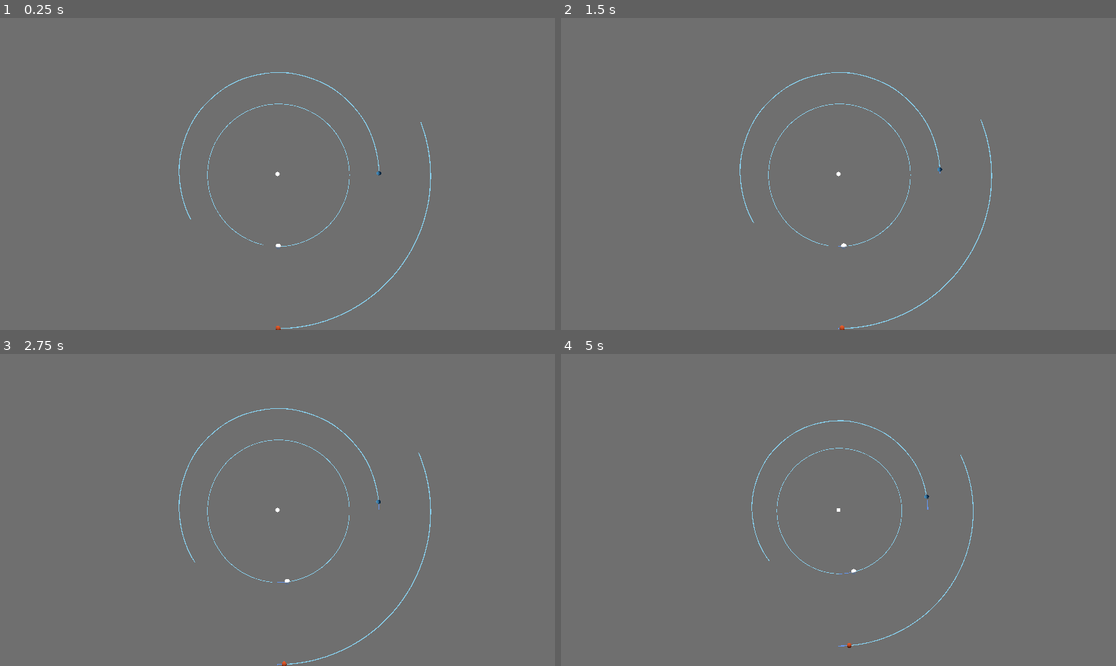
Above: before the commit, frames 1-4 (two rows, left to right).
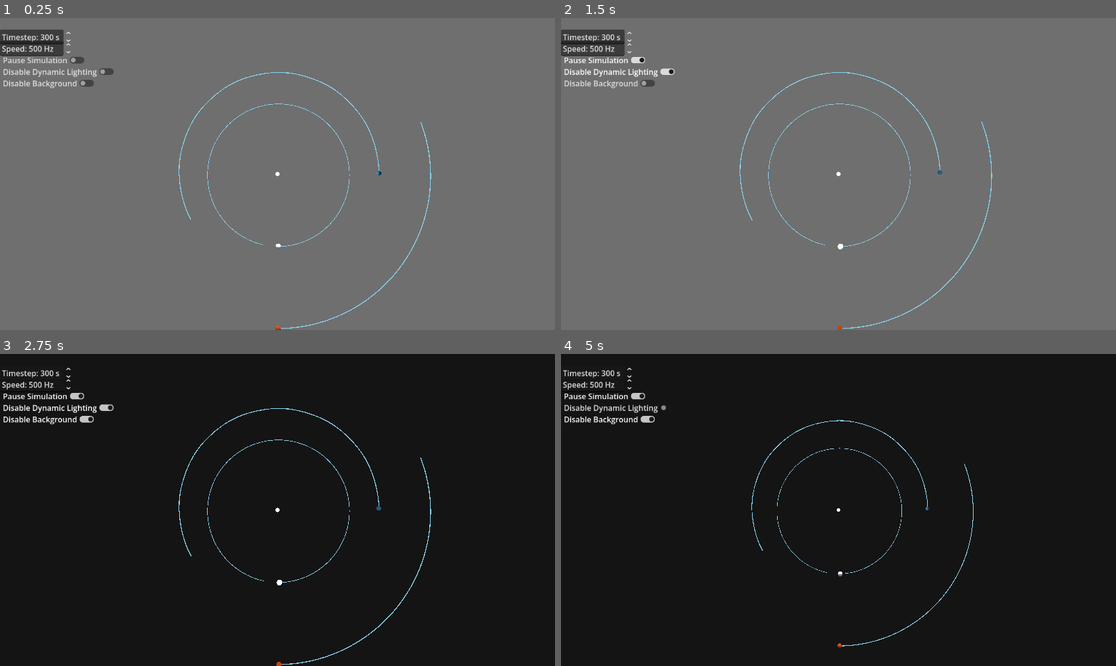
Above: after the commit, the same moments.

Repository: DarkLegend001/Space-Simulator
Game: Godot game, scene res://main/main.tscn
The game is run twice, just before and just after one commit, with the same random seed, the same clock (stepped at 60 frames per second) and the same inputs. A sky picture missing from this copy of the repository is replaced by a grey-blue gradient.
Inputs (mouse positions are in pixels of both pictures, inside the frame that each line leads up to):
- Up to frame 1 (0.25 s): no input
- Up to frame 2 (1.5 s): click (605, 61) at 0.5 s, where only the run after the commit has a clickable "Pause Simulation"; click (622, 71) at 1.25 s, where only the run after the commit has a clickable "Disable Dynamic Lighting"
- Up to frame 3 (2.75 s): click (49, 419) at 2 s, where only the run after the commit has a clickable "Disable Background"
- Up to frame 4 (5 s): click (622, 407) at 2.75 s, where only the run after the commit has a clickable "Disable Dynamic Lighting"; click (622, 407) at 3.5 s, where only the run after the commit has a clickable "Disable Dynamic Lighting"; tap Enter at 4.25 s; move the mouse to (960, 494) at 4.27 s; hold S (camera_back) from 4.28 s (still down); click (960, 494) at 4.42 s

The runs differ from the first frame. In frame 1, 1.5% of the frame differs, in the area x 0-21%, y 3-23%; in frame 2, 1.6%; in frame 3, 99%; in frame 4, 99%, in the area x 0-100%, y 0-100%.

Commit message:
add basic settings

Diff:
--- a/controller/simulation_controller.gd
+++ b/controller/simulation_controller.gd
@@ -4,29 +4,13 @@
 var prediction_paths: Array
 var previous_paths: Array
 
-# timesteps per second
-@export var speed := 500
-# seconds of physics per timestep
-@export var timestep := 300
-
-# number of timesteps for each prediction
-@export var prediction_length := 500
-# seconds of physics per predicted timestep
-@export var prediction_timestep := 36000
-# predictions per second
-@export var prediction_speed := 10
-# number of previous positions stored
-@export var num_prev_positions := 300
-# number of times previous positions are stored per second
-@export var store_speed := 1
-# number of times previous positions are rendered per second
-@export var render_store_speed := 65
 
 
-var elapsed_update_time := 1.0 / speed
-var elapsed_prediction_time := 1.0 / prediction_speed
-var elapsed_store_time := 1.0 / store_speed
-var elapsed_render_store_time := 1.0 / render_store_speed
+
+var elapsed_update_time = 1.0 / Globals.speed
+var elapsed_prediction_time = 1.0 / Globals.prediction_speed
+var elapsed_store_time = 1.0 / Globals.store_speed
+var elapsed_render_store_time = 1.0 / Globals.render_store_speed
 
 var celestial_body_scene = preload("res://main/celestial_body.tscn")
 var celestial_path_scene = preload("res://rendering/celestial_path_renderer.tscn")
@@ -41,7 +25,7 @@
 
 # I figured out why this function needed to be multiplied by 2 to work properly, but not why it worked at all
 func move_camera(velocity: Vector3, delta: float):
-	$"../Camera3D".move(velocity * speed * timestep * delta / Globals.distance_scale)
+	$"../Camera3D".move(velocity * Globals.speed * Globals.timestep * delta / Globals.distance_scale)
 
 # Called every frame. 'delta' is the elapsed time since the previous frame.
 func _process(delta: float) -> void:
@@ -55,12 +39,12 @@
 			follow_body = body.sim_body
 			break
 
-	if elapsed_store_time > 1.0 / store_speed:
+	if elapsed_store_time > 1.0 / Globals.store_speed:
 		elapsed_store_time = 0
 		for body in main_simulation.celestial_bodies:
 			body.previous_locations.insert_pop(body.pos)
 
-	if elapsed_render_store_time > 1.0 / render_store_speed:
+	if elapsed_render_store_time > 1.0 / Globals.render_store_speed:
 		elapsed_render_store_time = 0
 		if follow_body == null:
 			for i in range(prediction_paths.size()):
@@ -72,7 +56,7 @@
 					new_path.set_value(j, new_path.get_value(j) - (follow_body.previous_locations.get_value(j) - follow_body.pos))
 				previous_paths[i].generate_mesh(new_path.get_data())
 
-	if elapsed_prediction_time > 1.0 / prediction_speed:
+	if elapsed_prediction_time > 1.0 / Globals.prediction_speed:
 		elapsed_prediction_time = 0
 		var curves: Array
 		if follow_body == null:
@@ -85,16 +69,16 @@
 func _physics_process(delta: float) -> void:
 	elapsed_update_time += delta
 
-	while elapsed_update_time > 1.0 / speed:
-		main_simulation.update(timestep)
-		elapsed_update_time -= 1.0 / speed
+	while elapsed_update_time > 1.0 / Globals.speed:
+		main_simulation.update(Globals.timestep)
+		elapsed_update_time -= 1.0 / Globals.speed
 
 func spawn_celestial_body(name: String, pos: Vector3, vel: Vector3, mass: float, radius: float, luminance:float, color: Color):
 	var sim_body = CelestialBodySimulation.new()
 	var body = celestial_body_scene.instantiate()
 	main_simulation.celestial_bodies.append(sim_body)
 	sim_body.init_vars(name, pos, vel, Vector3.ZERO, mass, radius)
-	sim_body.previous_locations.resize(num_prev_positions)
+	sim_body.previous_locations.resize(Globals.num_prev_positions)
 	sim_body.previous_locations.fill(pos)
 	body.sim_body = sim_body
 	body.get_child(0).color = color
@@ -138,11 +122,11 @@
 	for i in range(main_simulation.celestial_bodies.size()):
 		calc_paths[i] = PackedVector3Array()
 	for arr in calc_paths:
-		arr.resize(prediction_length)
-	for i in range(prediction_length):
+		arr.resize(Globals.prediction_length)
+	for i in range(Globals.prediction_length):
 		for j in range(main_simulation.celestial_bodies.size()):
 			calc_paths[j][i] = prediction_sim.celestial_bodies[j].pos
-		prediction_sim.update(prediction_timestep)
+		prediction_sim.update(Globals.prediction_timestep)
 	return calc_paths
 
 func get_relative_predicted_curves(body: CelestialBodySimulation) -> Array:
@@ -154,14 +138,14 @@
 	for i in range(main_simulation.celestial_bodies.size()):
 		calc_paths[i] = PackedVector3Array()
 	for arr in calc_paths:
-		arr.resize(prediction_length)
+		arr.resize(Globals.prediction_length)
 	for prediction_body in prediction_sim.celestial_bodies:
 		if prediction_body.name == body.name:
 			relative_body = prediction_body
 			break
 	initial_relative_body_pos = relative_body.pos
-	for i in range(prediction_length):
+	for i in range(Globals.prediction_length):
 		for j in range(main_simulation.celestial_bodies.size()):
 			calc_paths[j][i] = prediction_sim.celestial_bodies[j].pos - (relative_body.pos - initial_relative_body_pos)
-		prediction_sim.update(prediction_timestep)
+		prediction_sim.update(Globals.prediction_timestep)
 	return calc_paths
--- a/data/globals.gd
+++ b/data/globals.gd
@@ -7,3 +7,22 @@
 # 1 means planets always appear the same size, 0 means planets have realistic sizes with no scaling.
 # Values close to 1 can lead to planets becoming invisible when they are too close to the camera
 @export var planet_scaling: float = 0.5
+
+
+# timesteps per second
+@export var speed := 500
+# seconds of physics per timestep
+@export var timestep := 300
+
+# number of timesteps for each prediction
+@export var prediction_length := 500
+# seconds of physics per predicted timestep
+@export var prediction_timestep := 36000
+# predictions per second
+@export var prediction_speed := 10
+# number of previous positions stored
+@export var num_prev_positions := 300
+# number of times previous positions are stored per second
+@export var store_speed := 1
+# number of times previous positions are rendered per second
+@export var render_store_speed := 65
--- a/main/main.tscn
+++ b/main/main.tscn
@@ -5,6 +5,7 @@
 [ext_resource type="Script" uid="uid://blhqjkxxbsqqh" path="res://controller/simulation_controller.gd" id="2_kfbq2"]
 [ext_resource type="Texture2D" uid="uid://t3dsj4mralpl" path="res://assets/starmap_background.exr" id="2_xwkvk"]
 [ext_resource type="Script" uid="uid://ccup6blnahs87" path="res://main/gui.gd" id="5_3wy1v"]
+[ext_resource type="Script" uid="uid://co1anfd316w0i" path="res://main/settings.gd" id="6_kfbq2"]
 
 [sub_resource type="PanoramaSkyMaterial" id="PanoramaSkyMaterial_c651c"]
 panorama = ExtResource("2_xwkvk")
@@ -13,24 +14,29 @@
 
 [sub_resource type="Sky" id="Sky_3wy1v"]
 sky_material = SubResource("PanoramaSkyMaterial_c651c")
+process_mode = 1
 radiance_size = 2
 
 [sub_resource type="Environment" id="Environment_53q0u"]
 background_mode = 2
+background_color = Color(0.31135654, 0.31135657, 0.31135654, 1)
 background_energy_multiplier = 0.25
 sky = SubResource("Sky_3wy1v")
 ambient_light_source = 3
 ambient_light_color = Color(1, 1, 1, 1)
-reflected_light_source = 2
+reflected_light_source = 1
 
 [node name="Main" type="Node" unique_id=1603506809]
+process_mode = 1
 script = ExtResource("1_53q0u")
 
 [node name="SimulationController" type="Node" parent="." unique_id=391052692]
 script = ExtResource("2_kfbq2")
 
 [node name="Camera3D" type="Camera3D" parent="." unique_id=374710754]
+process_mode = 3
 transform = Transform3D(1, 0, 0, 0, 1.1924881e-08, 1, 0, -1, 1.1924881e-08, 0, 300, 0)
+near = 0.1
 script = ExtResource("2_c651c")
 
 [node name="WorldEnvironment" type="WorldEnvironment" parent="." unique_id=408548995]
@@ -40,74 +46,125 @@
 
 [node name="CelestialPaths" type="Node" parent="." unique_id=1402288860]
 
-[node name="GUI" type="Control" parent="." unique_id=303294077]
+[node name="PlanetMenu" type="Control" parent="." unique_id=303294077]
+process_mode = 3
 layout_mode = 3
 anchors_preset = 0
 offset_right = 40.0
 offset_bottom = 40.0
 script = ExtResource("5_3wy1v")
 
-[node name="FollowButton" type="CheckBox" parent="GUI" unique_id=357538395]
-clip_contents = true
+[node name="FollowButton" type="CheckButton" parent="PlanetMenu" unique_id=947583743]
 layout_mode = 0
-offset_right = 102.0
-offset_bottom = 31.0
-action_mode = 0
-text = "Following"
+offset_right = 44.0
+offset_bottom = 24.0
 
-[node name="OrbitalDisplayButton" type="CheckBox" parent="GUI" unique_id=1668791873]
+[node name="OrbitalDisplayButton" type="CheckButton" parent="PlanetMenu" unique_id=835590940]
 layout_mode = 0
-offset_top = 30.0
-offset_right = 24.0
-offset_bottom = 54.0
-action_mode = 0
-text = "Orbital Parameters"
+offset_right = 44.0
+offset_bottom = 24.0
 
-[node name="Label0" type="Label" parent="GUI" unique_id=1634069099]
+[node name="Label0" type="Label" parent="PlanetMenu" unique_id=1634069099]
 layout_mode = 0
 offset_left = 20.0
 offset_top = 60.0
 offset_right = 60.0
 offset_bottom = 83.0
 
-[node name="Label1" type="Label" parent="GUI" unique_id=2039833713]
+[node name="Label1" type="Label" parent="PlanetMenu" unique_id=2039833713]
 layout_mode = 0
 offset_left = 20.0
 offset_top = 90.0
 offset_right = 60.0
 offset_bottom = 113.0
 
-[node name="Label2" type="Label" parent="GUI" unique_id=1943205433]
+[node name="Label2" type="Label" parent="PlanetMenu" unique_id=1943205433]
 layout_mode = 0
 offset_left = 20.0
 offset_top = 120.0
 offset_right = 60.0
 offset_bottom = 143.0
 
-[node name="Label3" type="Label" parent="GUI" unique_id=44361129]
+[node name="Label3" type="Label" parent="PlanetMenu" unique_id=44361129]
 layout_mode = 0
 offset_left = 20.0
 offset_top = 150.0
 offset_right = 60.0
 offset_bottom = 173.0
 
-[node name="Label4" type="Label" parent="GUI" unique_id=354126766]
+[node name="Label4" type="Label" parent="PlanetMenu" unique_id=354126766]
 layout_mode = 0
 offset_left = 20.0
 offset_top = 180.0
 offset_right = 60.0
 offset_bottom = 203.0
 
-[node name="Label5" type="Label" parent="GUI" unique_id=289862488]
+[node name="Label5" type="Label" parent="PlanetMenu" unique_id=289862488]
 layout_mode = 0
 offset_left = 20.0
 offset_top = 210.0
 offset_right = 60.0
 offset_bottom = 233.0
 
-[node name="Label6" type="Label" parent="GUI" unique_id=973065738]
+[node name="Label6" type="Label" parent="PlanetMenu" unique_id=973065738]
 layout_mode = 0
 offset_left = 20.0
 offset_top = 240.0
 offset_right = 60.0
 offset_bottom = 263.0
+
+[node name="Settings" type="Control" parent="." unique_id=1361791977]
+process_mode = 3
+layout_mode = 3
+anchors_preset = 0
+offset_right = 40.0
+offset_bottom = 40.0
+script = ExtResource("6_kfbq2")
+
+[node name="TimeStepSlider" type="SpinBox" parent="Settings" unique_id=795282054]
+custom_minimum_size = Vector2(150, 0)
+layout_mode = 0
+offset_top = 24.0
+offset_right = 86.5
+offset_bottom = 55.0
+max_value = 10000.0
+value = 300.0
+allow_greater = true
+prefix = "Timestep:"
+suffix = "s"
+custom_arrow_step = 50.0
+
+[node name="GameSpeedSlider" type="SpinBox" parent="Settings" unique_id=2144417864]
+custom_minimum_size = Vector2(150, 0)
+layout_mode = 0
+offset_top = 48.0
+offset_right = 86.5
+offset_bottom = 79.0
+max_value = 10000.0
+value = 500.0
+allow_greater = true
+prefix = "Speed:"
+suffix = "Hz"
+custom_arrow_step = 50.0
+
+[node name="PauseButton" type="CheckButton" parent="Settings" unique_id=2000678518]
+layout_mode = 0
+offset_top = 72.0
+offset_right = 182.0
+offset_bottom = 103.0
+action_mode = 0
+text = "Pause Simulation"
+
+[node name="DynamicLightingButton" type="CheckButton" parent="Settings" unique_id=497439570]
+layout_mode = 0
+offset_top = 96.0
+offset_right = 238.0
+offset_bottom = 127.0
+text = "Disable Dynamic Lighting"
+
+[node name="BackgroundButton" type="CheckButton" parent="Settings" unique_id=2120478995]
+layout_mode = 0
+offset_top = 120.0
+offset_right = 198.0
+offset_bottom = 151.0
+text = "Disable Background"
--- /dev/null
+++ b/main/settings.gd
@@ -0,0 +1,36 @@
+extends Control
+
+
+# Called when the node enters the scene tree for the first time.
+func _ready() -> void:
+	pass
+
+func handle_paused() -> void:
+	get_tree().paused = $PauseButton.button_pressed
+
+func handle_gamespeed() -> void:
+	Globals.speed = $GameSpeedSlider.value
+
+func handle_gametick() -> void:
+	Globals.timestep = $TimeStepSlider.value
+
+func handle_background() -> void:
+	if ($BackgroundButton.pressed):
+		if ($BackgroundButton.button_pressed):
+			$"../WorldEnvironment".environment.background_mode = 1
+		else:
+			$"../WorldEnvironment".environment.background_mode = 2
+
+func handle_lighting() -> void:
+	if ($DynamicLightingButton.button_pressed):
+		get_tree().root.debug_draw = Viewport.DEBUG_DRAW_UNSHADED
+	else:
+		get_tree().root.debug_draw = Viewport.DEBUG_DRAW_DISABLED
+
+# Called every frame. 'delta' is the elapsed time since the previous frame.
+func _process(delta: float) -> void:
+	handle_paused()
+	handle_gamespeed()
+	handle_gametick()
+	handle_background()
+	handle_lighting()
Not shown, added: main/settings.gd.uid
